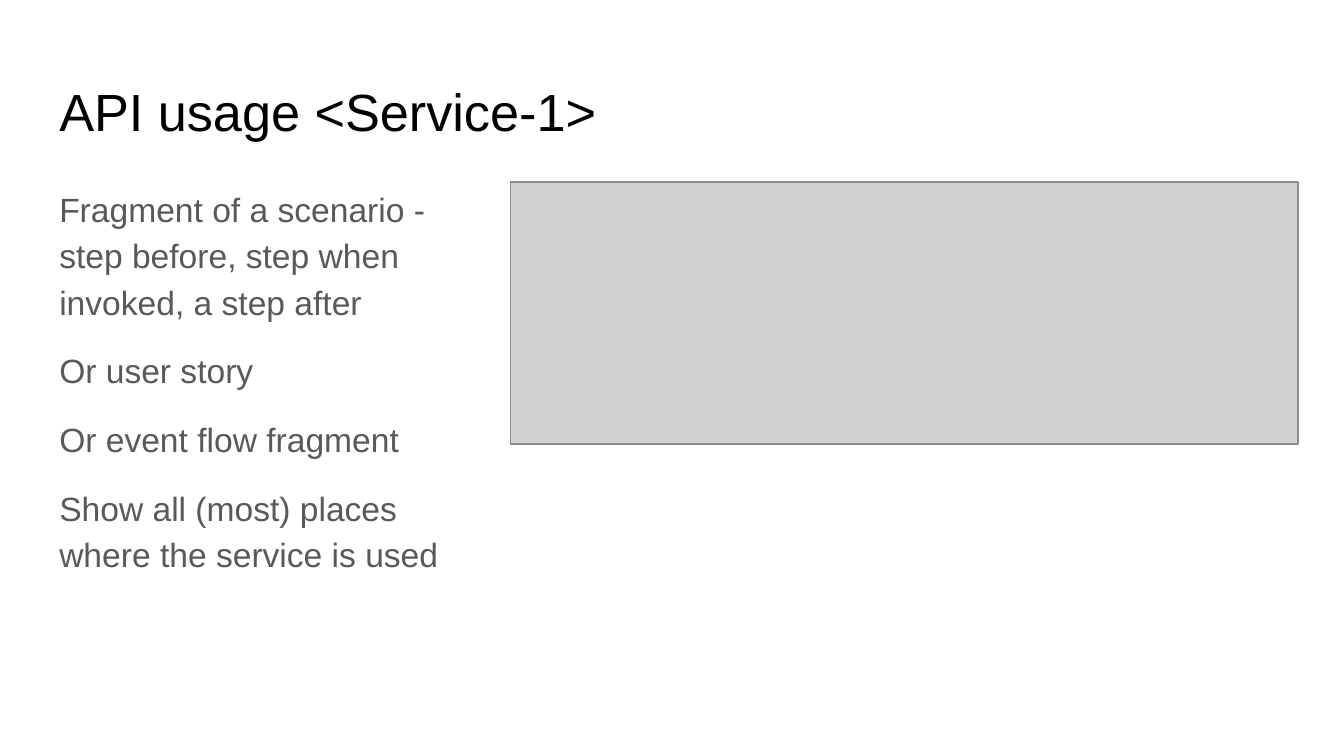
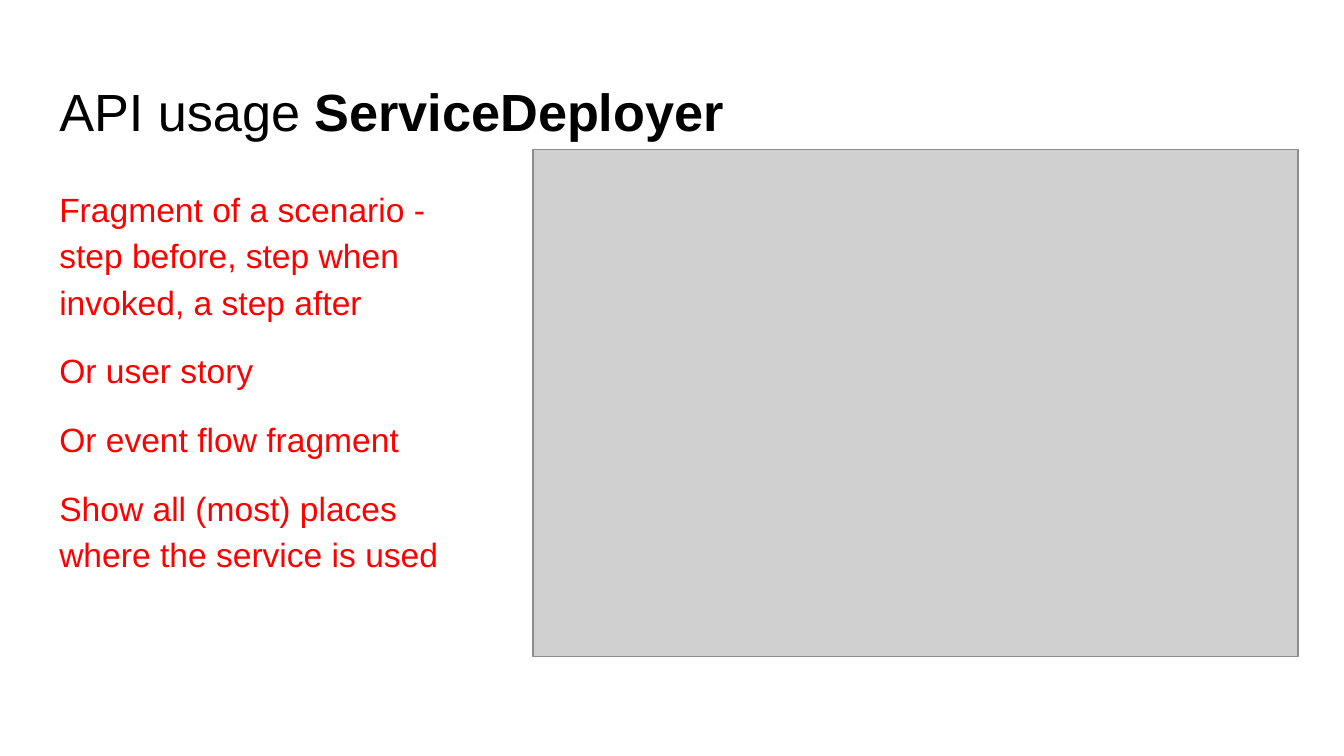
Before and after one commit to fanglores/Advanced-Software-Design, a slide deck: slide 6 of PracticeTasks/Module2/Task_10/Task_10.pptx. Drawn at 1344x756 pixels with LibreOffice and Linux fonts; fonts in the diff are those of the drawing; grey boxes stand for pictures. Boxes give left, top, right and bottom in pixels: in the first picture for what was removed or moved away, otherwise in the second. Text is boxed around its words. In the diff, an @@ line names an element or a change of style, - is before the commit and + after.

Commit message:
updated pptx

```diff
--- a/PracticeTasks/Module2/Task_10/Task_10.pptx
+++ b/PracticeTasks/Module2/Task_10/Task_10.pptx
@@ title at box(59, 93, 724, 141): text changed; bold on @@
-API usage <Service-1>
+API usage ServiceDeployer
@@ picture: place and size @@
-picture at box(511, 181, 1298, 444)
+picture at box(534, 149, 1298, 656)
@@ text "Fragment of a scenario - ..." at box(59, 197, 438, 568): text colour #595959 to #FF0000 @@
```
Also in this commit, not shown: 1 other slide changed, 5 slides added, 1 slide removed.
